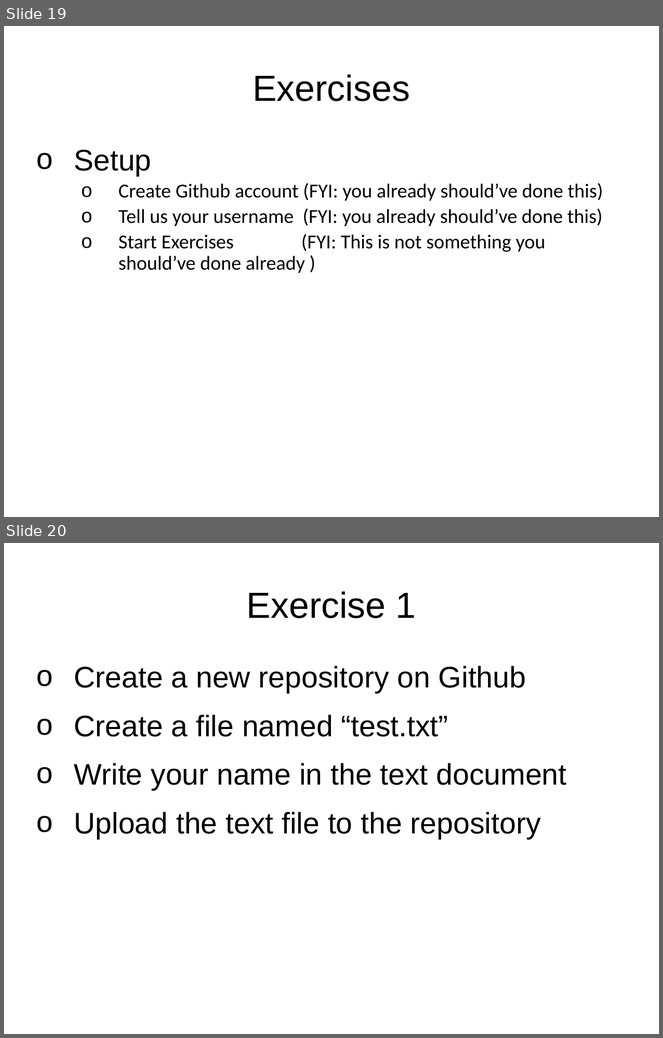
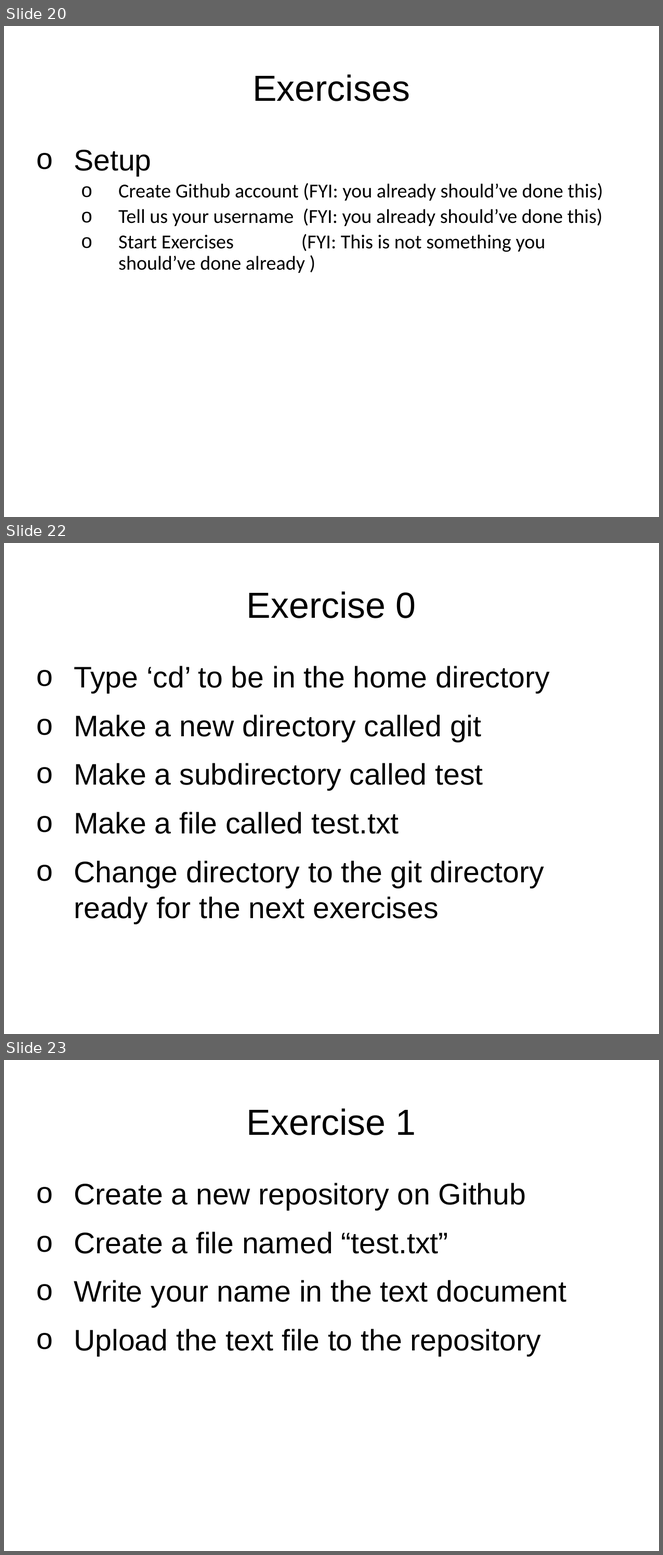
Before and after one commit to rachelplayer/isg-playground, a slide deck: git_workshop.pptx. Shown one above the other, each under a label of ours: slides 19 and 20 before the commit, slides 20, 22 and 23 after it; the slides between them are not shown. The pictures are 663x1038 and 663x1555 pixels, drawn with LibreOffice and Linux fonts; fonts in the diff are those of the drawing. Boxes give left, top, right and bottom in pixels: in the first picture for what was removed or moved away, otherwise in the second. Text is boxed around its words. In the diff, an @@ line names an element or a change of style, - is before the commit and + after.

```diff
--- a/git_workshop.pptx
+++ b/git_workshop.pptx
@@ slide 22 added at [4, 543, 659, 1034], background #FFFFFF @@
@@ title added at [247, 591, 416, 618], 44 pt, text #000000 @@
+Exercise 0
@@ text added at [74, 666, 550, 924], 36 pt, text #000000 @@
+o Type ‘cd’ to be in the home directory
+o Make a new directory called git
+o Make a subdirectory called test
+o Make a file called test.txt
+o Change directory to the git directory ready for the next exercises
@@ what was slide 19 is now slide 20 @@
@@ what was slide 20 is now slide 23 @@
```
Also in this commit, not shown: 2 slides changed, 4 other slides added, 2 slides removed.
